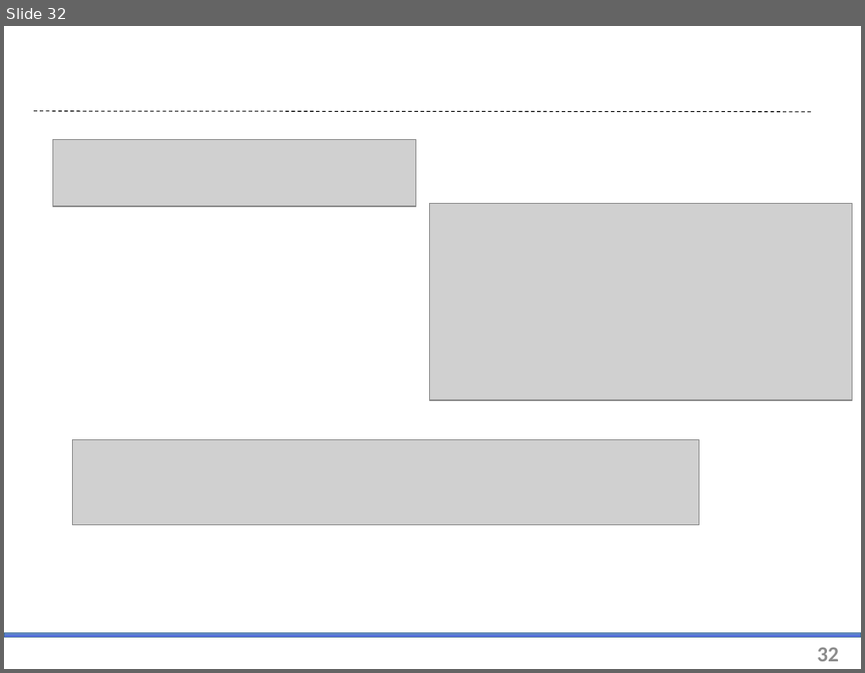
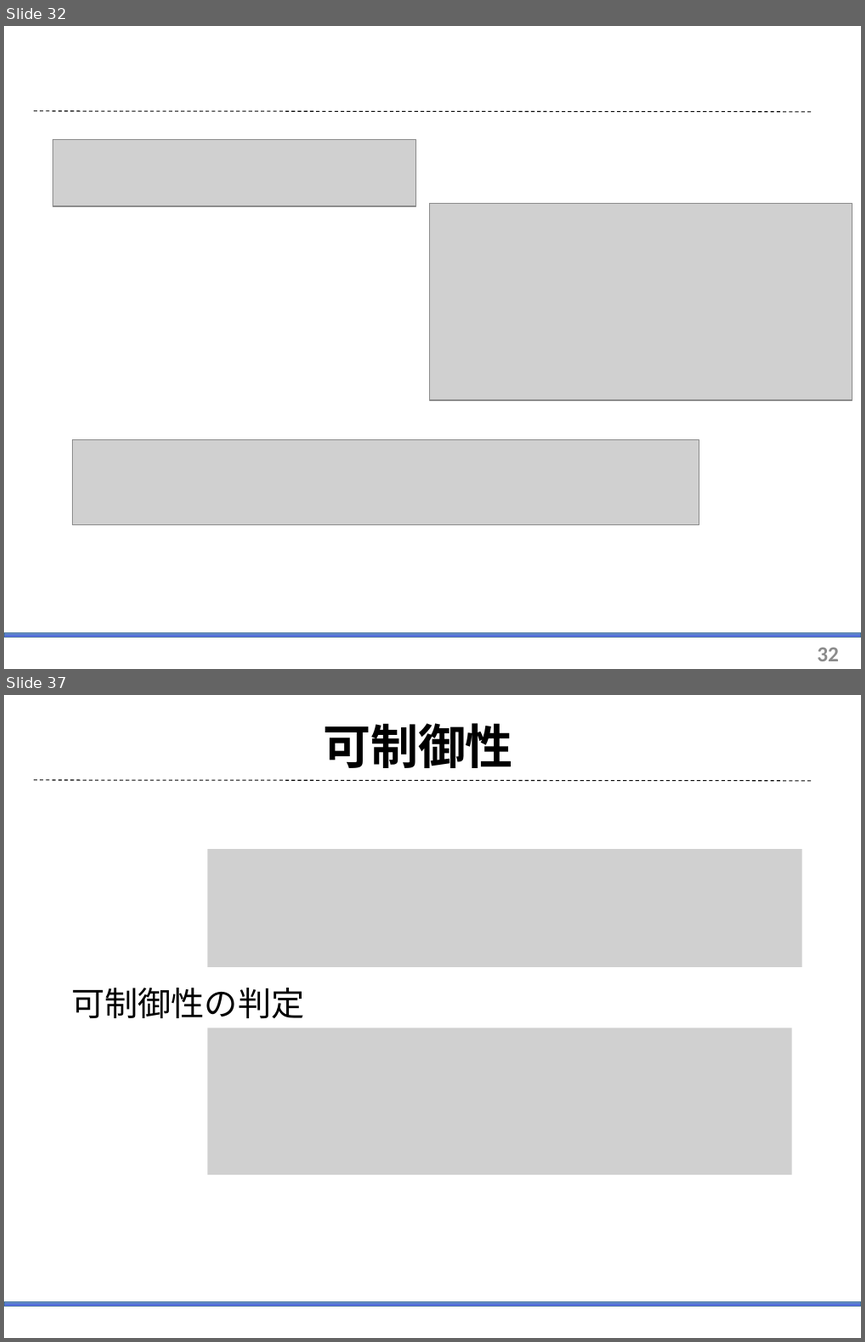
Before and after one commit to arabian9ts/Pendulum, a slide deck: presentation/pendulum_theory.pptx. Shown one above the other, each under a label of ours: slide 32 before the commit, slides 32 and 37 after it; the slides between them are not shown. The pictures are 865x673 and 865x1342 pixels, drawn with LibreOffice and Linux fonts; fonts in the diff are those of the drawing; grey boxes stand for pictures. Boxes give left, top, right and bottom in pixels: in the first picture for what was removed or moved away, otherwise in the second. Text is boxed around its words. In the diff, an @@ line names an element or a change of style, - is before the commit and + after.

```diff
--- a/presentation/pendulum_theory.pptx
+++ b/presentation/pendulum_theory.pptx
@@ slide 37 added at [4, 695, 861, 1338], background #FFFFFF; not listed: 2 template elements that a slide beside it also shows @@
@@ title added at [323, 723, 513, 768], 40 pt, text #000000, bold @@
+可制御性
@@ picture added at [208, 849, 802, 968] @@
@@ text added at [71, 987, 304, 1019], 28 pt, text #000000 @@
+可制御性の判定
@@ picture added at [208, 1027, 792, 1174] @@
```
Also in this commit, not shown: 12 other slides added.
